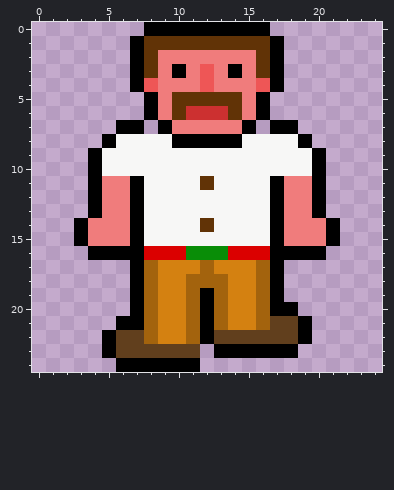
Two states of a pixel-art sprite, assets/sprites/peasant/south-2.png. The picture above is the old version.
The file is 25x25 pixels.
The same view after the edit:
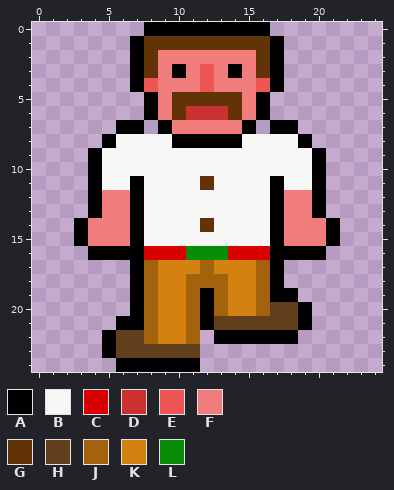
Palette (. is transparent): A #000000  B #f7f7f6  C #db0000  D #cc3030  E #ee5656  F #f07c7c  G #613306  H #613f1d  J #a3630d  K #d48111  L #098d07
Edits made:
y 11: x 5..6 FF -> BB; x 18..19 FF -> BB
y 19: x 18 . -> A
y 20: x 17..19 AA. -> HHA
y 21: x 13..16 JKKJ -> HHHH
y 22: x 12..19 AHHHHHHA -> .AAAAAA.
y 23: x 13..18 AAAAAA -> ......
